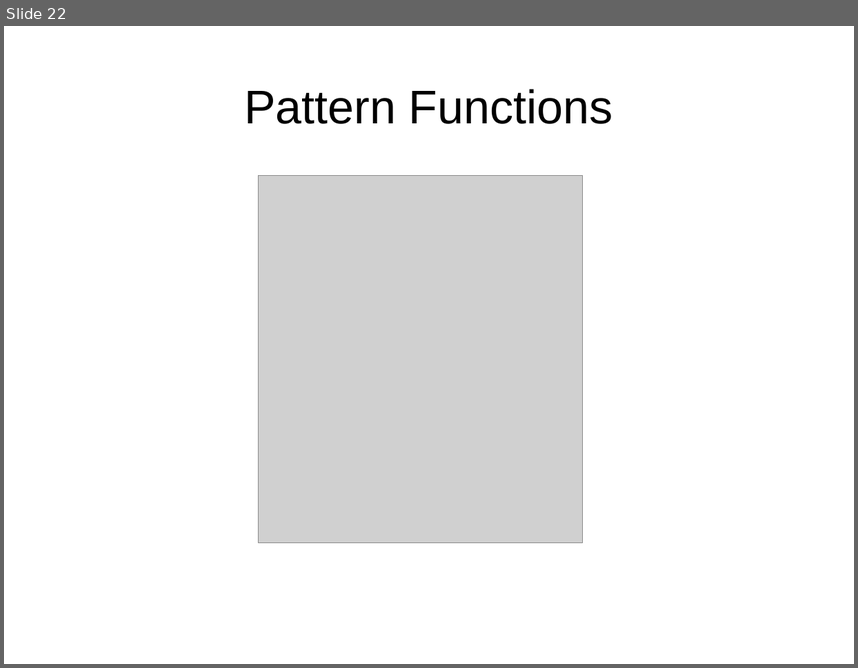
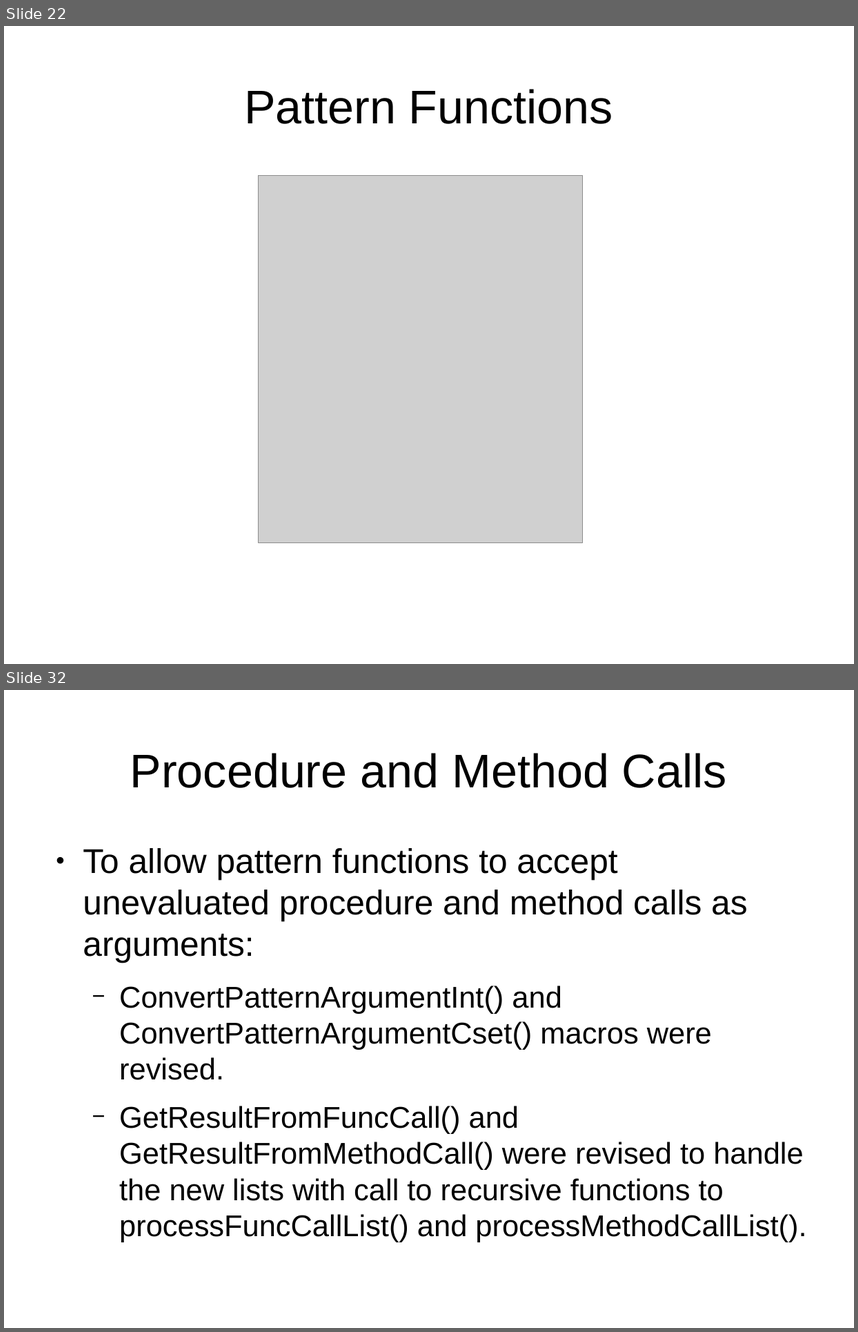
Before and after one commit to johngoettsche/Thesis, a slide deck: ThesisDefense.odp. Shown one above the other, each under a label of ours: slide 22 before the commit, slides 22 and 32 after it; the slides between them are not shown. The pictures are 858x668 and 858x1332 pixels, drawn with LibreOffice and Linux fonts; fonts in the diff are those of the drawing; grey boxes stand for pictures. Boxes give left, top, right and bottom in pixels: in the first picture for what was removed or moved away, otherwise in the second. Text is boxed around its words. In the diff, an @@ line names an element or a change of style, - is before the commit and + after.

```diff
--- a/ThesisDefense.odp
+++ b/ThesisDefense.odp
@@ slide 32 added at [4, 690, 854, 1328], background #FFFFFF @@
@@ title added at [130, 753, 727, 788], 44 pt, text #000000 @@
+Procedure and Method Calls
@@ text added at [83, 848, 803, 1201], 28 pt, text #000000 @@
+● To allow pattern functions to accept unevaluated procedure and method calls as arguments:
+  − ConvertPatternArgumentInt() and ConvertPatternArgumentCset() macros were revised.
+  − GetResultFromFuncCall() and GetResultFromMethodCall() were revised to handle the new lists with call to recursive functions to processFuncCallList() and processMethodCallList().
```
Also in this commit, not shown: 5 slides changed, 13 other slides added, 2 slides removed, 1 other file.
